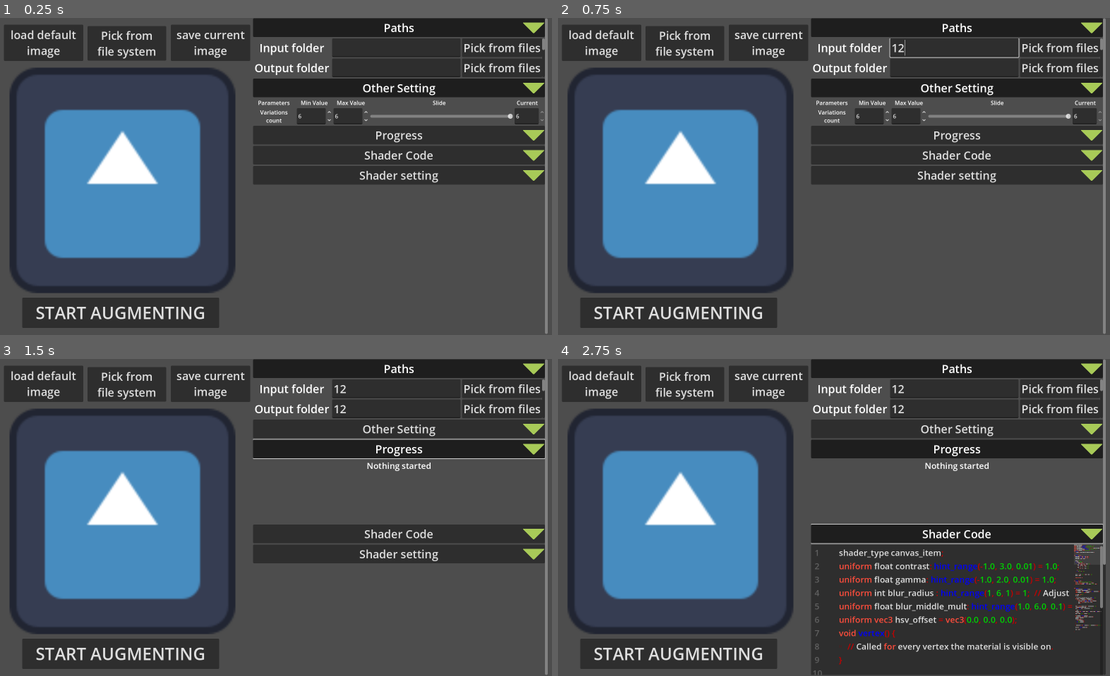
Above: before the commit, frames 1-4 (two rows, left to right).
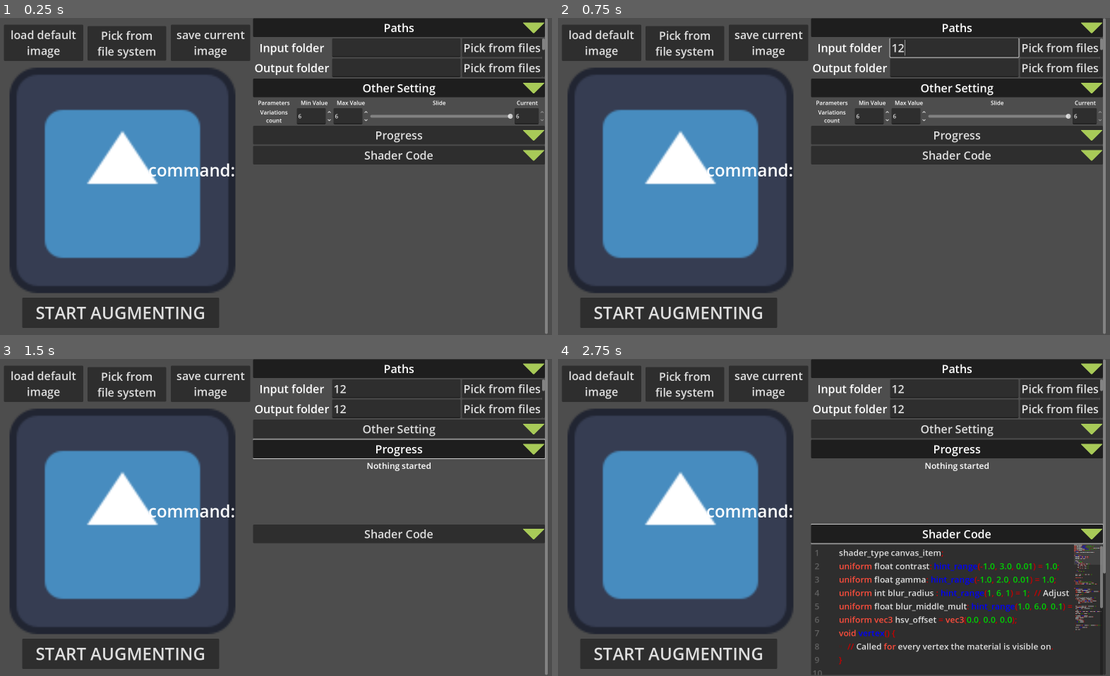
Above: after the commit, the same moments.

Repository: curiosity29/augmentshader
Game: Godot game, scene res://scene/main_scene.tscn
Same seed, same stepped clock (60 frames per second), same inputs: the game is played once before the commit and once after it. The engine's default icon, where the game draws it, is replaced by a stand-in: a white triangle on a blue panel in a dark square.
Inputs (mouse positions are in pixels of both pictures, inside the frame that each line leads up to):
- Up to frame 1 (0.25 s): no input
- Up to frame 2 (0.75 s): click (955, 46) at 0.52 s; type "12" at 0.6 s
- Up to frame 3 (1.5 s): click (397, 409) at 0.75 s; type "12" at 0.83 s; click (397, 428) at 0.98 s; type "12" at 1.07 s; click (397, 447) at 1.27 s; type "12" at 1.35 s
- Up to frame 4 (2.75 s): click (955, 466) at 1.5 s; type "12" at 1.58 s; click (955, 488) at 1.73 s; type "12" at 1.82 s; click (955, 507) at 2.02 s; type "12" at 2.1 s; click (955, 527) at 2.25 s; type "12" at 2.33 s

The runs differ from the first frame. In frame 1, 3.3% of the frame differs, in the area x 26-99%, y 45-53%; in frame 2, 3.3%; in frame 3, 3.3%, in the area x 26-99%, y 45-65%; in frame 4, 0.3%.
Error before the commit: Invalid assignment of property or key 'current_value' with value of type 'Nil' on a base object of type 'HBoxContainer (FloatArgModifier)'. (res://scene/templa…

Commit message:
changes dump from work computer

Diff:
--- a/Global/Database.gd
+++ b/Global/Database.gd
@@ -12,8 +12,3 @@
 		shader_map[shader_resource.id] = shader_resource
 
 	pass # Replace with function body.
-
-
-# Called every frame. 'delta' is the elapsed time since the previous frame.
-func _process(delta: float) -> void:
-	pass
--- /dev/null
+++ b/Global/Helper.gd
@@ -0,0 +1,11 @@
+## class_name Helper (global class)
+extends Node
+
+func read_json(path: String) -> Dictionary:
+	var file = FileAccess.open(path, FileAccess.READ)
+	var json = JSON.new()
+	var error = json.parse(file.get_as_text())
+	file.close()
+	if error != OK:
+		return {}
+	return json.data
--- /dev/null
+++ b/Global/Setting.gd
@@ -0,0 +1,59 @@
+## class_name Setting (global class)
+extends Node
+
+
+
+#region default
+# setting file in the same directory as the executable with name setting.json
+var setting_file_name: String = "setting.json"
+var setting_file_path: String:
+	get:
+		return "%s/%s" % [OS.get_user_data_dir(), setting_file_name]
+
+func get_default_setting_args() -> Array[String]:
+	return [
+		"execute_mode=UI",
+	]
+
+var shader_folder_path: String = "%s/shader" % OS.get_user_data_dir()
+
+var default_shader_filename: String = "default_shader.gdshader"
+var default_shader_path: String = "%/%s" % [shader_folder_path, default_shader_filename]
+
+# context shader
+
+var context_shader_file_name: String = "context_shader.gdshader"
+var context_shader_path: String = "%s/%s" % [shader_folder_path, context_shader_file_name]
+
+var context_shader_material_file_name: String = "context_shader_material.tres"
+var context_shader_material_path: String = "%s/%s" % [shader_folder_path, context_shader_material_file_name]
+#endregion
+
+
+var is_debugging: bool:
+	get: return OS.has_feature("editor")
+var setting_path: String:
+	get:
+		if is_debugging:
+			return setting_file_name
+		else:
+			return  "%s/%s" % [OS.get_executable_path(), setting_file_name]
+
+
+func save_to_file(path: String, data: Dictionary) -> void:
+	var setting_data: Dictionary = Helper.read_json(setting_file_path)
+
+func init_setting_data_structure():
+	if not DirAccess.dir_exists_absolute(shader_folder_path):
+		DirAccess.make_dir_absolute(shader_folder_path)
+
+func _ready() -> void:
+	init_setting_data_structure()
+
+
+# func load_from_file(path: String) -> Dictionary:
+# 	var file: File = File.new()
+# 	file.open(path, File.READ)
+# 	var data: Dictionary = JSON.parse(file.get_as_text())
+# 	file.close()
+	# return data
--- a/Resource/ResourceGroup/all_shaders.tres
+++ b/Resource/ResourceGroup/all_shaders.tres
@@ -7,5 +7,5 @@
 base_folder = "res://Resource/shader/shader_resource"
 includes = Array[String](["**.tres"])
 excludes = Array[String]([])
-paths = Array[String]([])
+paths = Array[String](["res://Resource/shader/shader_resource/ml_augment.tres"])
 metadata/_custom_type_script = "uid://dwa0sfoyabuxv"
--- a/project.godot
+++ b/project.godot
@@ -32,6 +32,8 @@
 
 Utils="*res://Global/Utils.gd"
 Database="*res://Global/Database.gd"
+Setting="*res://Global/Setting.gd"
+Helper="*res://Global/Helper.gd"
 
 [display]
 
@@ -42,6 +44,10 @@
 window/stretch/mode="viewport"
 window/vsync/vsync_mode=0
 
+[editor]
+
+run/main_run_args="--server -- config_path=\"\""
+
 [editor_plugins]
 
 enabled=PackedStringArray("res://addons/HideAllRegion/plugin.cfg", "res://addons/godot_resource_groups/plugin.cfg", "res://addons/resources_spreadsheet_view/plugin.cfg")
--- a/scene/custom_shader_component.gd
+++ b/scene/custom_shader_component.gd
@@ -31,8 +31,21 @@
 
 @onready var shader_code_edit: CodeEdit = %ShaderCodeEdit
 
-var custom_shader_material: ShaderMaterial
-var custom_shader: Shader
+@export var default_shader: Shader
+@export var default_shader_material: ShaderMaterial
+@onready var default_shader_text: String = shader_code_edit.text
+
+var custom_shader_material: ShaderMaterial# = default_shader_material
+var custom_shader: Shader# = default_shader
+
+func _ready() -> void:
+	set_shader_to_default()
+
+func set_shader_to_default() -> void:
+
+	shader_code_edit.text = default_shader.code
+	update_custom_shader()
+
 func update_custom_shader() -> void:
 	## remove old material
 	#if custom_shader_material: custom_shader_material.free()
@@ -61,10 +74,12 @@
 	update_custom_shader()
 
 func _on_load_premade_button_pressed() -> void:
+	set_shader_to_default()
 
-
-	update_custom_shader()
-	pass # Replace with function body.
+func _on_save_as_context_button_pressed() -> void:
+	print("saving shader as context to ", Setting.context_shader_path)
+	## save current shader to context shader file
+	ResourceSaver.save(custom_shader, Setting.context_shader_path)
 
 
 #func _ready() -> void:
--- a/scene/custom_shader_component.tscn
+++ b/scene/custom_shader_component.tscn
@@ -1,6 +1,8 @@
-[gd_scene load_steps=3 format=3 uid="uid://bets28ji673vm"]
+[gd_scene load_steps=5 format=3 uid="uid://bets28ji673vm"]
 
 [ext_resource type="Script" uid="uid://bfhks0lwhlexi" path="res://scene/custom_shader_component.gd" id="1_jhl1t"]
+[ext_resource type="Shader" uid="uid://jw0vlhrxo20i" path="res://Resource/shader/script/augment.gdshader" id="2_jmcyf"]
+[ext_resource type="Material" uid="uid://3peta0sgvg14" path="res://Resource/shader/material/augment.tres" id="3_1fseh"]
 
 [sub_resource type="CodeHighlighter" id="CodeHighlighter_jhl1t"]
 number_color = Color(0, 0.823529, 0, 1)
@@ -41,6 +43,8 @@
 offset_right = 866.0
 offset_bottom = 800.0
 script = ExtResource("1_jhl1t")
+default_shader = ExtResource("2_jmcyf")
+default_shader_material = ExtResource("3_1fseh")
 
 [node name="CustomShaderContainer" type="VBoxContainer" parent="."]
 layout_mode = 1
@@ -93,5 +97,11 @@
 size_flags_horizontal = 3
 text = "Load premade"
 
+[node name="SaveAsContextButton" type="Button" parent="CustomShaderContainer/HBoxContainer"]
+layout_mode = 2
+size_flags_horizontal = 3
+text = "Save as context"
+
 [connection signal="pressed" from="CustomShaderContainer/HBoxContainer/ShaderUpdateButton" to="." method="_on_shader_update_button_pressed"]
 [connection signal="pressed" from="CustomShaderContainer/HBoxContainer/LoadPremadeButton" to="." method="_on_load_premade_button_pressed"]
+[connection signal="pressed" from="CustomShaderContainer/HBoxContainer/SaveAsContextButton" to="." method="_on_save_as_context_button_pressed"]
--- a/scene/shader_args.tscn
+++ b/scene/deprecated_archive/shader_args.tscn
@@ -1,6 +1,6 @@
 [gd_scene load_steps=3 format=3 uid="uid://7hfbjo4mjhpd"]
 
-[ext_resource type="Script" uid="uid://b0gtf8v6xomb0" path="res://scene/shader_args.gd" id="1_hpira"]
+[ext_resource type="Script" uid="uid://b0gtf8v6xomb0" path="res://scene/deprecated_archive/shader_args.gd" id="1_hpira"]
 [ext_resource type="PackedScene" uid="uid://7cld2fnd8lwf" path="res://scene/template/float_arg_modifier.tscn" id="2_72dmf"]
 
 [node name="ShaderSetting" type="Control"]
--- a/scene/executor.gd
+++ b/scene/executor.gd
@@ -175,6 +175,8 @@
 
 	progress_label.text = progress_label_format % [output_folder_path, current_folder_processed_count, current_folder_total_count]
 	done_augment_folder.emit()
+
+
 
 signal done_augment_image
 func augment_image(output_folder_path: String, image_name: String = ""):
@@ -249,3 +251,26 @@
 	dir.list_dir_end()
 
 	return files
+
+
+#region external usage
+
+func load_and_augment(image_path: String, output_image_path: String) -> void:
+	## set current image using image_path
+	var texture: Texture =  get_external_texture(image_path)
+	var image_name: String = output_image_path.split("/")[-1]
+	var output_image_folder_path: String = output_image_path.erase(output_image_path.length() - image_name.length() - 1, image_name.length() + 1)
+
+	#sprite_2d.texture = texture#load(image_path)
+	viewport_sprite_2d.texture = texture
+	#print(texture.get_height())
+	#print()
+	#RenderingServer.frame_pre_draw.connect(update_viewport_size, CONNECT_ONE_SHOT)
+	RenderingServer.frame_pre_draw.connect(update_viewport_size, CONNECT_ONE_SHOT)
+
+
+	augment_image(output_image_folder_path, image_name)
+
+
+
+#endregion
--- a/scene/main_scene.gd
+++ b/scene/main_scene.gd
@@ -3,8 +3,7 @@
 #region base component ref
 @export var shader_setting_template_scene: PackedScene
 @export var visible_toggle_button_scene: PackedScene
-@export var default_shader: Shader
-@export var default_shader_material: ShaderMaterial
+
 
 #endregion
 
@@ -13,8 +12,9 @@
 @onready var file_dialog: FileDialog = $FileDialog
 
 @onready var visual_sub_viewport: SubViewport = %VisualSubViewport
+@onready var visual_texture_rect: TextureRect = %VisualTextureRect
+@onready var capture_viewport_container: SubViewportContainer = %CaptureViewportContainer
 @onready var capture_sub_viewport: SubViewport = %CaptureSubViewport
-@onready var visual_texture_rect: TextureRect = %VisualTextureRect
 @onready var capture_sprite_2d: Sprite2D = %CaptureSprite2D
 
 var visual_material: ShaderMaterial:
@@ -35,6 +35,151 @@
 #region vars
 
 @export var default_texture: Texture
+
+
+
+#endregion
+
+#region command line run
+
+var command_input_path: String = ""
+const valid_image_extension: Array[String] = [".png", ".jpg", ".PNG", ".jpeg"]
+enum ExecuteMode {UI, ContextImage, ContextFolder}
+var execute_mode: ExecuteMode = ExecuteMode.UI
+
+@onready var debug_label: Label = %DebugLabel
+
+func _parse_command_line_args():
+	var args = OS.get_cmdline_user_args()
+	var debug_label_text: String = ""
+	for command_component: String in args:
+		debug_label_text += command_component + "\n"
+	debug_label.text = "command: \n%s" % debug_label_text
+	var options: Dictionary = {
+		"execute_mode": ExecuteMode.UI #
+	}
+
+	if not args:
+		args = Setting.get_default_setting_args()
+		# print("empty args, running with default")
+		# args = []
+
+		# var executable_path: String = OS.get_executable_path()
+
+		# var default_config_args = default_config_path_format % executable_path.get_base_dir()
+		# args.append(default_config_args)
+	else:
+		for arg in args:
+			var key_value = arg.split("=")
+			var key: String = key_value[0]
+			var value: String = key_value[1]
+
+			match key:
+				# "setting_path":
+				# 	Setting.setting_path = value
+				"input_path":
+					## convert path with \ to /
+					command_input_path = value
+
+					command_input_path = command_input_path.replace("\\", "/")
+					## set texture to the image in path
+					var path_ext: String = get_path_ext(command_input_path)
+					if FileAccess.file_exists(command_input_path) and command_input_path.ends_with(path_ext):
+						options["execute_mode"] = ExecuteMode.ContextImage
+
+					if DirAccess.dir_exists_absolute(command_input_path):
+						options["execute_mode"] = ExecuteMode.ContextFolder
+
+					print("command_input_path: %s" % command_input_path)
+
+	print("starting with args: ", args)
+
+
+	#if is_debugging:
+		#config_json_path = default_config_path_format % OS.get_executable_path().get_base_dir()
+		#print("debugging using config path: ", config_json_path)
+
+	print("started with args: ", args)
+	## run with different mode depend on options
+	match options["execute_mode"]:
+		ExecuteMode.UI:
+			pass
+		ExecuteMode.ContextImage:
+			context_option_run_for_image(command_input_path)
+		ExecuteMode.ContextFolder:
+			context_option_run_for_folder(command_input_path)
+
+
+
+## augment an input image and save to the same folder with added postfix for image name "_shadered"
+## does not check path validity
+
+## change to shader code edit text and update similar to when using UI
+func load_context_shader_to_custom() -> void:
+	var context_shader: Shader = ResourceLoader.load(Setting.context_shader_path)
+	var context_shader_material = ResourceLoader.load(Setting.context_shader_material_path)
+	custom_shader_component.shader_code_edit.text = context_shader.code
+	custom_shader_component.update_custom_shader()
+	update_custom_shader()
+
+
+func context_option_run_for_image(input_image_path: String) -> void:
+	var base_path_and_ext: Array[String] = osp_splitext(input_image_path)
+	var postfix: String = "_shadered"
+	var output_path: String = "%s%s%s" % [base_path_and_ext[0], postfix, base_path_and_ext[1]]
+
+	load_context_shader_to_custom()
+
+	load_and_change_visual_image(input_image_path)
+	await RenderingServer.frame_pre_draw ## wait for visual to update
+	#save_visual_image(output_path)
+	executor.load_and_augment(input_image_path, output_path)
+
+## augment an input folder and save a new folder in the same root as input folder with added postfix
+## for folder name and file name "_shadered"
+## does not check path validity
+## NOTE: This function is incomplete
+## required to change to reading a shader from current project folder instead
+## (shader_paramters and new_shader_material)
+func context_option_run_for_folder(input_folder_path: String) -> void:
+
+	##
+	load_context_shader_to_custom()
+
+	var context_input_output_folders_map = {
+		input_folder_path: input_folder_path + "_shadered"
+	}
+	var context_other_setting = {
+		"variation_count": 1
+	}
+	executor.execute_setup(
+		shader_paramters, context_input_output_folders_map,
+		context_other_setting["variation_count"],
+		custom_shader_component.custom_shader_material
+	)
+	executor.execute()
+
+	pass
+
+func setup_context_data() -> void:
+	ResourceSaver.save(custom_shader_component.custom_shader, Setting.context_shader_path)
+	ResourceSaver.save(custom_shader_component.custom_shader_material, Setting.context_shader_material_path)
+
+#endregion
+
+#region path helper
+func osp_splitext(path: String) -> Array[String]:
+	var ext: String = get_path_ext(path)
+	var base_path: String = path.erase(path.length() - ext.length(), ext.length())
+	return [base_path, ext] as Array[String]
+
+func get_path_ext(path: String) -> String:
+	var splitted_path: PackedStringArray = path.split(".")
+	#print("path: ", path)
+	#print("splitted_path: ", splitted_path)
+	if splitted_path.is_empty():
+		return ""
+	return "." + splitted_path[-1]
 
 #endregion
 
@@ -49,11 +194,23 @@
 	custom_shader_component.shader_updated.connect(update_custom_shader)
 
 	## set default shader
-	custom_shader_component.shader_code_edit.text = default_shader.code
-	custom_shader_component.update_custom_shader()
+	# custom_shader_component.shader_code_edit.text = default_shader.code
+	# custom_shader_component.update_custom_shader()
 	#update_custom_shader()
 
 	#visual_texture_rect.material = custom_shader_material
+
+	## NOTE: debugging:
+	setup_context_data()
+
+	call_deferred("ready_execute")
+	#call_deferred("context_option_run_for_image", "C:/Personal/Godot/sample/image/0.jpg")
+	#context_option_run_for_image("C:/Personal/Godot/sample/image/0.jpg")
+
+
+func ready_execute():
+	_parse_command_line_args()
+
 func _on_execute_done():
 	progress_label.text = done_progress_label_format % [
 		executor.last_run_time,
@@ -66,12 +223,13 @@
 		executor.current_input_folder, executor.current_output_folder,
 		executor.current_folder_processed_count, executor.current_folder_total_count
 	]
-
+## apply the shader code to take effect in setting and visual UI texture
 func update_custom_shader():
 	#visual_texture_rect.material = custom_shader_component.custom_shader_material
 	update_new_shader_ui(custom_shader_component.custom_shader, custom_shader_component.custom_shader_material)
 	visual_texture_rect.material = current_shader_setting_ui.shader_material
 
+##
 func update_new_shader_ui(shader: Shader, shader_material: ShaderMaterial):
 	if current_shader_setting_ui: current_shader_setting_ui.queue_free()
 	if current_shader_setting_visible_button: current_shader_setting_visible_button.queue_free()
@@ -132,14 +290,24 @@
 
 func _on_save_current_images_button_pressed() -> void:
 	save_file_picker(save_visual_image)
+
+## save the current image with shader using the capture viewport
 func save_visual_image(output_image_path: String):
 	await RenderingServer.frame_post_draw
-	var image: Image = visual_sub_viewport.get_texture().get_image()
+	var image: Image = capture_sub_viewport.get_texture().get_image()
 	#save_image(image, output_file_path)
 	var error_code
-	if output_image_path.ends_with(".png") or output_image_path.ends_with(".PNG"):
+	var output_image_ext = get_path_ext(output_image_path)
+	#print(output_image_ext)
+	#if output_image_path.ends_with(".png") or output_image_path.ends_with(".PNG"):
+	if output_image_ext in valid_image_extension:
 		error_code = image.save_png(output_image_path)
+		print("saved to %s with error code %d: " % [output_image_path, error_code])
 	return error_code
+#func update_viewport_size_by_texture() -> void:
+	#capture_viewport_container.size =
+	#pass
+
 var permitted_image_extension = ["png", "jpg"]
 func load_and_change_visual_image(image_path: String):
 	var valid_extension = false
--- a/scene/main_scene.tscn
+++ b/scene/main_scene.tscn
@@ -1,14 +1,13 @@
-[gd_scene load_steps=13 format=3 uid="uid://ejcqifogemby"]
+[gd_scene load_steps=12 format=3 uid="uid://ejcqifogemby"]
 
 [ext_resource type="Script" uid="uid://b4irlffc58goe" path="res://scene/main_scene.gd" id="1_jsie2"]
 [ext_resource type="PackedScene" uid="uid://c16gi3ylo6fgw" path="res://scene/template/shader_setting_template.tscn" id="2_cj0ow"]
 [ext_resource type="Texture2D" uid="uid://de3vr60ohmf2o" path="res://icon.svg" id="2_hrphr"]
 [ext_resource type="PackedScene" uid="uid://dyu67bdyfohp3" path="res://scene/paths_scroll_container.tscn" id="2_jsie2"]
 [ext_resource type="Material" uid="uid://dy64uyqy5b0q1" path="res://Resource/shader/material/augmentUI.tres" id="3_pi0uh"]
-[ext_resource type="Shader" uid="uid://jw0vlhrxo20i" path="res://Resource/shader/script/augment.gdshader" id="4_xavy2"]
 [ext_resource type="Material" uid="uid://3peta0sgvg14" path="res://Resource/shader/material/augment.tres" id="5_86xya"]
 [ext_resource type="PackedScene" uid="uid://bnrbjd0f5winp" path="res://scene/visible_toggle.tscn" id="5_hrphr"]
-[ext_resource type="PackedScene" uid="uid://7hfbjo4mjhpd" path="res://scene/shader_args.tscn" id="6_cj0ow"]
+[ext_resource type="PackedScene" uid="uid://7hfbjo4mjhpd" path="res://scene/deprecated_archive/shader_args.tscn" id="6_cj0ow"]
 [ext_resource type="PackedScene" uid="uid://bets28ji673vm" path="res://scene/custom_shader_component.tscn" id="7_qvu5t"]
 [ext_resource type="PackedScene" uid="uid://ctanfjahougby" path="res://scene/other_setting.tscn" id="8_86xya"]
 [ext_resource type="PackedScene" uid="uid://ssps60ynp5b5" path="res://scene/executor.tscn" id="9_hrphr"]
@@ -17,8 +16,6 @@
 script = ExtResource("1_jsie2")
 shader_setting_template_scene = ExtResource("2_cj0ow")
 visible_toggle_button_scene = ExtResource("5_hrphr")
-default_shader = ExtResource("4_xavy2")
-default_shader_material = ExtResource("3_pi0uh")
 default_texture = ExtResource("2_hrphr")
 
 [node name="FileDialog" type="FileDialog" parent="."]
@@ -59,6 +56,7 @@
 metadata/_edit_lock_ = true
 
 [node name="CaptureViewportContainer" type="SubViewportContainer" parent="ResultView"]
+unique_name_in_owner = true
 modulate = Color(1, 1, 1, 0)
 offset_right = 40.0
 offset_bottom = 40.0
@@ -206,6 +204,17 @@
 
 [node name="Executor" parent="." instance=ExtResource("9_hrphr")]
 
+[node name="DebugLabel" type="Label" parent="."]
+unique_name_in_owner = true
+offset_left = 114.0
+offset_top = 208.0
+offset_right = 984.0
+offset_bottom = 725.0
+theme_override_font_sizes/font_size = 48
+text = "adfq"
+horizontal_alignment = 1
+vertical_alignment = 1
+
 [connection signal="pressed" from="ResultView/ImagePickerButton" to="." method="_on_image_picker_button_pressed"]
 [connection signal="pressed" from="ResultView/LoadDefaultImages" to="." method="_on_load_default_images_pressed"]
 [connection signal="pressed" from="ResultView/SaveCurrentImagesButton" to="." method="_on_save_current_images_button_pressed"]
--- a/scene/shader_info_extractor.gd
+++ b/scene/shader_info_extractor.gd
@@ -2,16 +2,17 @@
 extends EditorScript
 #extends Node
 
-func extract_shader_parameters(shader_code: String) -> Dictionary:
+func extract_shader_parameters(input_shader_code: String) -> Dictionary:
 	var parameters = {}
-	var lines = shader_code.strip_edges().split("\n")
+	var lines = input_shader_code.strip_edges().split("\n")
 
 	for line in lines:
 		line = line.strip_edges()
-		RegEx
+		# RegEx
 		if line.begins_with("uniform"):
-			var pattern = "^uniform\\s+(\\w+)\\s+(\\w+)(?:\\s*:\\s*(\\w+)(?:\\(([^)]*)\\))?)?(?:\\s*=\\s*([^;]+))?;"
-			var match = RegEx.new()
+			pass
+			#var pattern = "^uniform\\s+(\\w+)\\s+(\\w+)(?:\\s*:\\s*(\\w+)(?:\\(([^)]*)\\))?)?(?:\\s*=\\s*([^;]+))?;"
+			#var match = RegEx.new()
 			#if match.compile(pattern).search(line):
 				#var result = match.search(line)
 #
--- a/scene/shader_resource_ui.tscn
+++ b/scene/shader_resource_ui.tscn
@@ -1,7 +1,8 @@
-[gd_scene load_steps=3 format=3 uid="uid://do8yyjo68cjrv"]
+[gd_scene load_steps=4 format=3 uid="uid://do8yyjo68cjrv"]
 
 [ext_resource type="Script" uid="uid://uhgl8mi2cosd" path="res://scene/shader_resource_ui.gd" id="1_fdui4"]
 [ext_resource type="Resource" uid="uid://dwbhmll0ueiqo" path="res://Resource/shader/shader_resource/ml_augment.tres" id="2_7nnfi"]
+[ext_resource type="Texture2D" uid="uid://de3vr60ohmf2o" path="res://icon.svg" id="3_rhxjx"]
 
 [node name="ShaderResourceUI" type="VBoxContainer"]
 anchors_preset = 15
@@ -19,8 +20,7 @@
 custom_minimum_size = Vector2(0, 71)
 layout_mode = 2
 theme_override_font_sizes/font_size = 24
-text = "a
-b"
+text = "ml augment"
 horizontal_alignment = 1
 vertical_alignment = 1
 
@@ -29,3 +29,4 @@
 custom_minimum_size = Vector2(128, 128)
 layout_mode = 2
 size_flags_vertical = 3
+texture = ExtResource("3_rhxjx")
--- a/scene/shader_selector.gd
+++ b/scene/shader_selector.gd
@@ -1,11 +1,6 @@
-extends Control
+extends GridContainer
 
 
 # Called when the node enters the scene tree for the first time.
 func _ready() -> void:
 	pass # Replace with function body.
-
-
-# Called every frame. 'delta' is the elapsed time since the previous frame.
-func _process(delta: float) -> void:
-	pass
--- a/scene/shader_selector.tscn
+++ b/scene/shader_selector.tscn
@@ -1,16 +1,9 @@
-[gd_scene load_steps=2 format=3 uid="uid://cl0bataa28dfs"]
+[gd_scene load_steps=3 format=3 uid="uid://cl0bataa28dfs"]
 
+[ext_resource type="Script" uid="uid://c87hava5q1dxx" path="res://scene/shader_selector.gd" id="1_c830o"]
 [ext_resource type="PackedScene" uid="uid://do8yyjo68cjrv" path="res://scene/shader_resource_ui.tscn" id="1_qofhj"]
 
-[node name="ShaderSelector" type="Control"]
-custom_minimum_size = Vector2(800, 800)
-layout_mode = 3
-anchors_preset = 0
-offset_right = 40.0
-offset_bottom = 40.0
-
-[node name="ShaderGridContainer" type="GridContainer" parent="."]
-layout_mode = 1
+[node name="ShaderGridContainer" type="GridContainer"]
 anchors_preset = 15
 anchor_right = 1.0
 anchor_bottom = 1.0
@@ -21,39 +14,40 @@
 theme_override_constants/h_separation = 35
 theme_override_constants/v_separation = 35
 columns = 4
+script = ExtResource("1_c830o")
 
-[node name="ShaderResourceUI" parent="ShaderGridContainer" instance=ExtResource("1_qofhj")]
+[node name="ShaderResourceUI" parent="." instance=ExtResource("1_qofhj")]
 layout_mode = 2
 
-[node name="ShaderResourceUI2" parent="ShaderGridContainer" instance=ExtResource("1_qofhj")]
+[node name="ShaderResourceUI2" parent="." instance=ExtResource("1_qofhj")]
 layout_mode = 2
 
-[node name="ShaderResourceUI3" parent="ShaderGridContainer" instance=ExtResource("1_qofhj")]
+[node name="ShaderResourceUI3" parent="." instance=ExtResource("1_qofhj")]
 layout_mode = 2
 
-[node name="ShaderResourceUI4" parent="ShaderGridContainer" instance=ExtResource("1_qofhj")]
+[node name="ShaderResourceUI4" parent="." instance=ExtResource("1_qofhj")]
 layout_mode = 2
 
-[node name="ShaderResourceUI5" parent="ShaderGridContainer" instance=ExtResource("1_qofhj")]
+[node name="ShaderResourceUI5" parent="." instance=ExtResource("1_qofhj")]
 layout_mode = 2
 
-[node name="ShaderResourceUI6" parent="ShaderGridContainer" instance=ExtResource("1_qofhj")]
+[node name="ShaderResourceUI6" parent="." instance=ExtResource("1_qofhj")]
 layout_mode = 2
 
-[node name="ShaderResourceUI7" parent="ShaderGridContainer" instance=ExtResource("1_qofhj")]
+[node name="ShaderResourceUI7" parent="." instance=ExtResource("1_qofhj")]
 layout_mode = 2
 
-[node name="ShaderResourceUI8" parent="ShaderGridContainer" instance=ExtResource("1_qofhj")]
+[node name="ShaderResourceUI8" parent="." instance=ExtResource("1_qofhj")]
 layout_mode = 2
 
-[node name="ShaderResourceUI9" parent="ShaderGridContainer" instance=ExtResource("1_qofhj")]
+[node name="ShaderResourceUI9" parent="." instance=ExtResource("1_qofhj")]
 layout_mode = 2
 
-[node name="ShaderResourceUI10" parent="ShaderGridContainer" instance=ExtResource("1_qofhj")]
+[node name="ShaderResourceUI10" parent="." instance=ExtResource("1_qofhj")]
 layout_mode = 2
 
-[node name="ShaderResourceUI11" parent="ShaderGridContainer" instance=ExtResource("1_qofhj")]
+[node name="ShaderResourceUI11" parent="." instance=ExtResource("1_qofhj")]
 layout_mode = 2
 
-[node name="ShaderResourceUI12" parent="ShaderGridContainer" instance=ExtResource("1_qofhj")]
+[node name="ShaderResourceUI12" parent="." instance=ExtResource("1_qofhj")]
 layout_mode = 2
--- a/scene/spin_box_parameter.gd
+++ /dev/null
@@ -1,13 +0,0 @@
-class_name SpinBoxParameter
-extends SpinBox
-
-
-
-# Called when the node enters the scene tree for the first time.
-func _ready() -> void:
-	pass # Replace with function body.
-
-
-# Called every frame. 'delta' is the elapsed time since the previous frame.
-func _process(delta: float) -> void:
-	pass
Not shown, added: Global/Helper.gd.uid
Not shown, added: Global/Setting.gd.uid
Renamed: scene/shader_args.gd -> scene/deprecated_archive/shader_args.gd
Renamed: scene/shader_args.gd.uid -> scene/deprecated_archive/shader_args.gd.uid
Not shown, removed: scene/spin_box_parameter.gd.uid
Not shown, added: todo.txt
